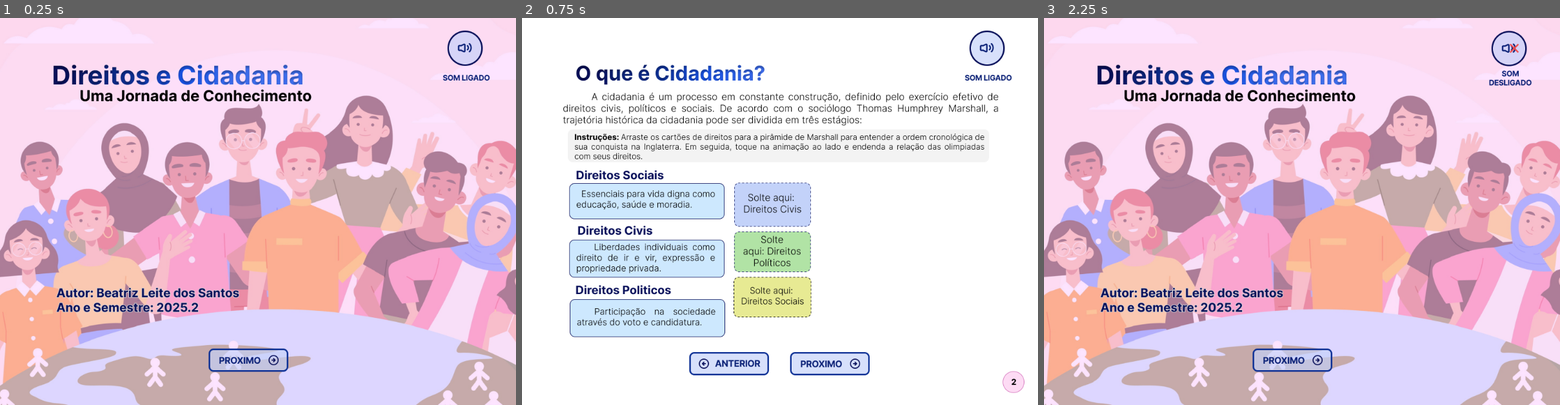
Above: before the commit, frames 1-3 (left to right).
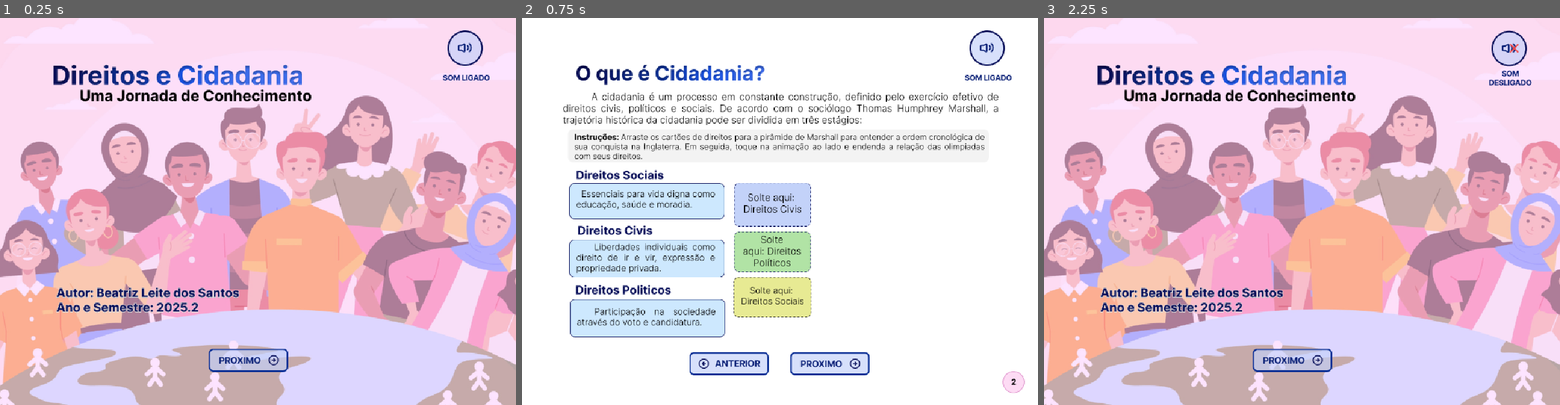
Above: after the commit, the same moments.

Repository: beatrizldsantos/ebook-direitos-e-cidadania
Game: Godot game, scene res://scenes/frame1_capa.tscn
The game is run twice, just before and just after one commit, with the same random seed, the same clock (stepped at 60 frames per second) and the same inputs. Video files are missing from this copy of the repository; at most half a second of black plays in their place.
Inputs (mouse positions are in pixels of both pictures, inside the frame that each line leads up to):
- Up to frame 1 (0.25 s): no input
- Up to frame 2 (0.75 s): click (764, 358) at 0.5 s
- Up to frame 3 (2.25 s): click (1255, 362) at 1.25 s; click (1508, 56) at 2 s

The runs differ from the first frame. In frame 1, 2.4% of the frame differs, in the area x 0-100%, y 3-100%; in frame 2, 6.0%, in the area x 8-98%, y 3-97%; in frame 3, 2.4%.

Commit message:
chore(android): adiciona configurações de exportação

Diff:
--- a/project.godot
+++ b/project.godot
@@ -25,7 +25,12 @@
 
 window/size/viewport_width=1024
 window/size/viewport_height=768
+window/size/mode=3
+window/size/resizable=false
+window/size/borderless=true
+window/stretch/mode="canvas_items"
 
 [rendering]
 
 renderer/rendering_method="mobile"
+textures/vram_compression/import_etc2_astc=true
Not shown, added: export_presets.cfg
Not shown, added: direitosecidadania.apk.idsig
